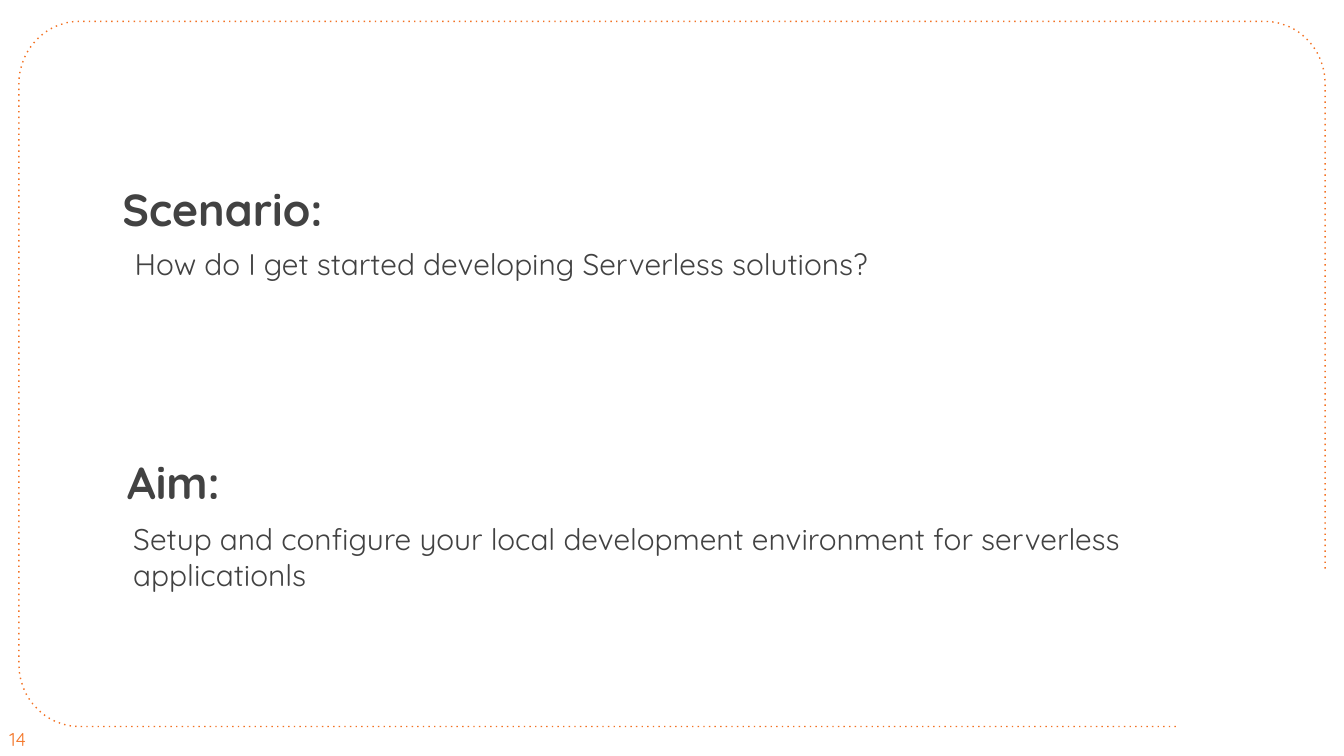
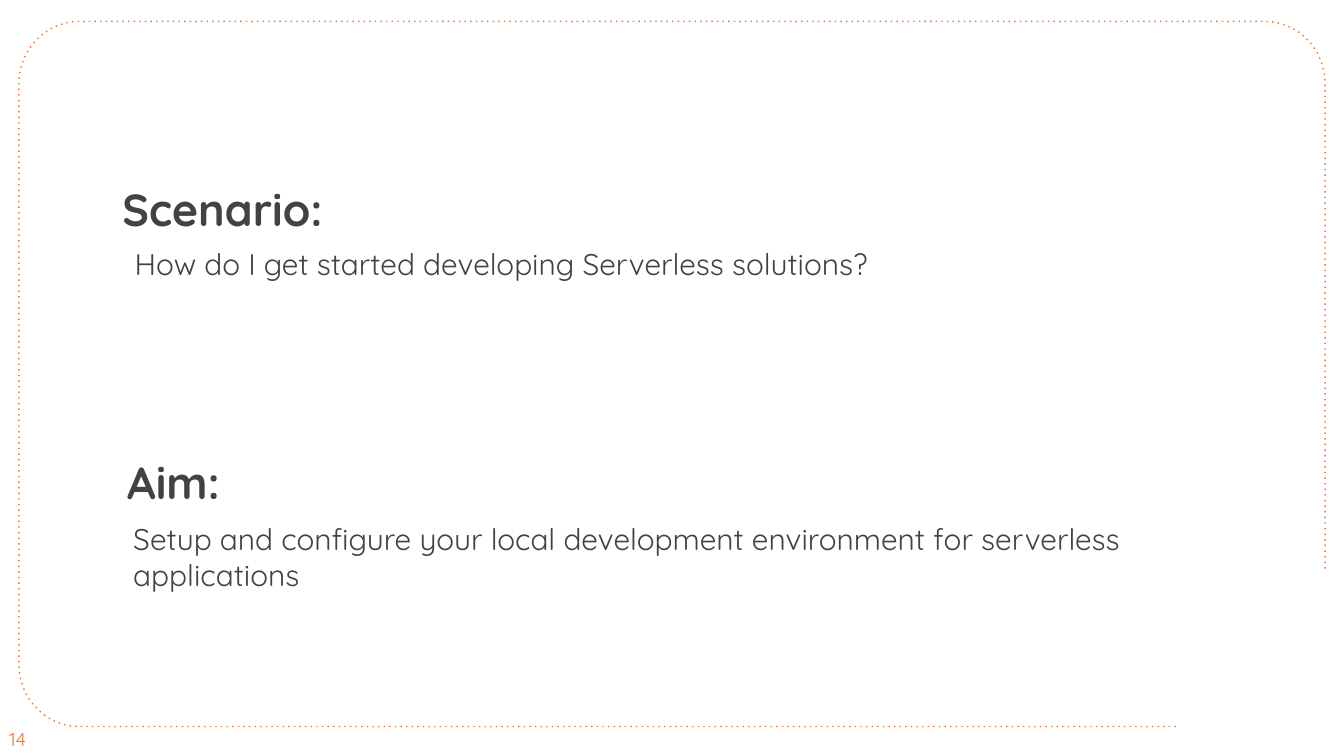
Before and after one commit to CloudSpecOps/Serverless-Architectures-with-Azure, a slide deck: slide 14 of Session Presentation/Azure-Serverless-Architecture-Session-Day-1.pptx. Drawn at 1344x756 pixels with LibreOffice and Linux fonts; fonts in the diff are those of the drawing; background and template pictures are left out. Boxes give left, top, right and bottom in pixels: in the first picture for what was removed or moved away, otherwise in the second. Text is boxed around its words. In the diff, an @@ line names an element or a change of style, - is before the commit and + after.

```diff
--- a/Session Presentation/Azure-Serverless-Architecture-Session-Day-1.pptx
+++ b/Session Presentation/Azure-Serverless-Architecture-Session-Day-1.pptx
@@ text at (133, 528, 1120, 592): text changed @@
-Setup and configure your local development environment for serverless applicationls
+Setup and configure your local development environment for serverless applications
```
Also in this commit, not shown: 7 other slides changed, 1 slide added.
